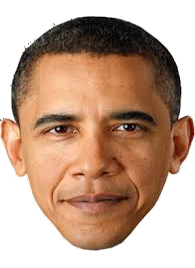
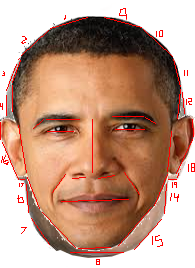
Revision of a layered (195, 268) image; what changed, layer by layer:
painted on "Pasted Layer" over left=0, top=17, right=194, bottom=249
showed "putin.png", painted on it over left=0, top=8, right=195, bottom=265
